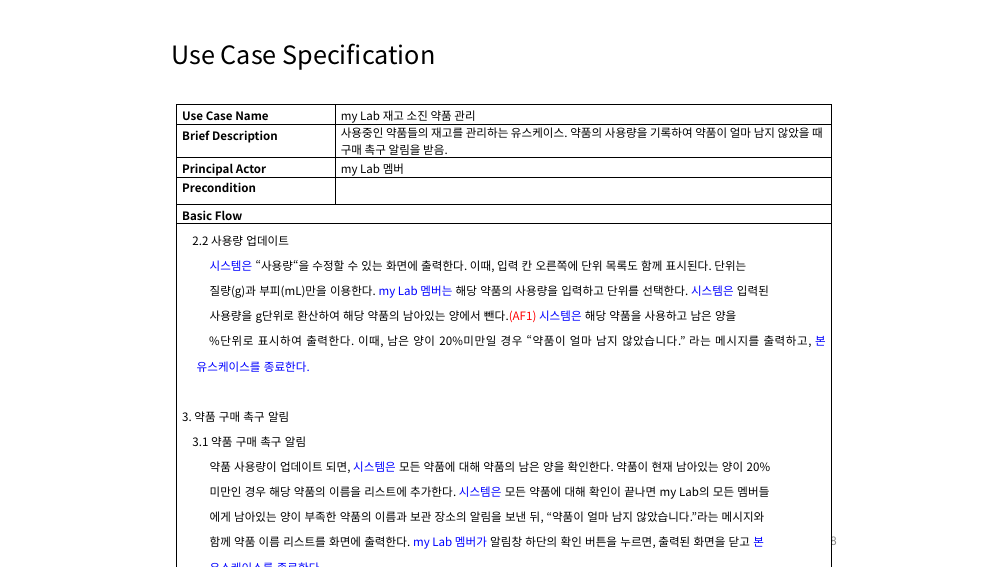
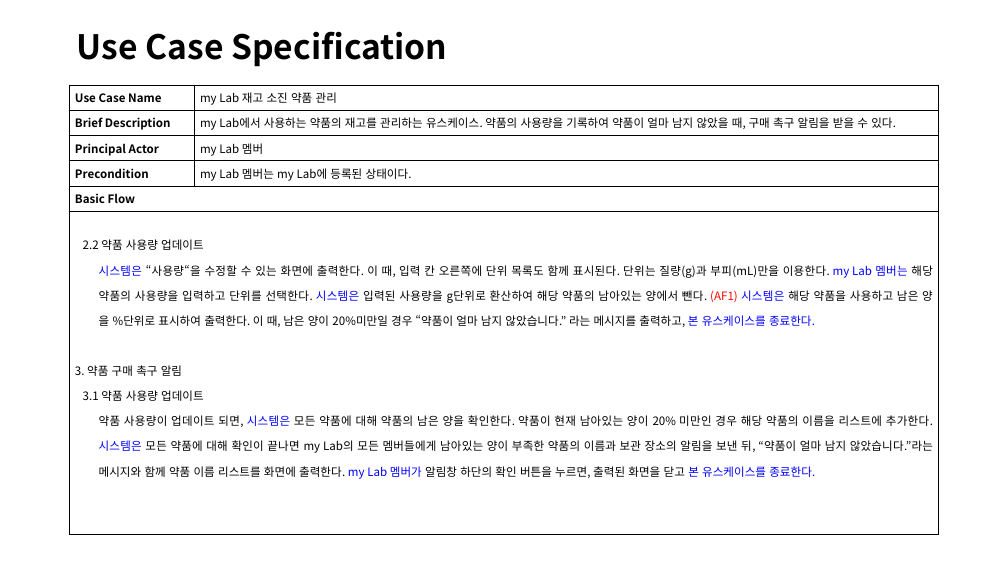
Before and after one commit to jisukim97/ChemicalManagementApplication, a slide deck: slide 8 of Document/4_수정중/합친거.pptx. Drawn at 1008x567 pixels with LibreOffice and Linux fonts; fonts in the diff are those of the drawing. Boxes give left, top, right and bottom in pixels: in the first picture for what was removed or moved away, otherwise in the second. Text is boxed around its words. In the diff, an @@ line names an element or a change of style, - is before the commit and + after.

```diff
--- a/Document/4_수정중/합친거.pptx
+++ b/Document/4_수정중/합친거.pptx
@@ title "Use Case Specification": place and size @@
-title "Use Case Specification" at [171,43,435,70]
+title "Use Case Specification" at [77,31,447,67]
@@ title "Use Case Specification" at [77,31,447,67]: size 24 to 32 pt, bold on; line spacing 1 to 0.9 @@
@@ table at [70,85,939,535] @@
-row 2, column 2: 사용중인 약품들의 재고를 관리하는 유스케이스. 약품의 사용량을 기록하여 약품이 얼마 남지 않았을 때 구매 촉구 알림을 받음.
+row 2, column 2: my Lab에서 사용하는 약품의 재고를 관리하는 유스케이스. 약품의 사용량을 기록하여 약품이 얼마 남지 않았을 때, 구매 촉구 알림을 받을 수 있다.
-row 4, column 2: 
+row 4, column 2: my Lab 멤버는 my Lab에 등록된 상태이다.
-row 6, column 1: 2.2 사용량 업데이트 / 시스템은 “사용량“을 수정할 수 있는 화면에 출력한다. 이때, 입력 칸 오른쪽에 단위 목록도 함께 표시된다. 단위는 / 질량(g)과 부피(mL)만을 이용한다. my Lab 멤버는 해당 약품의 사용량을 입력하고 단위를 선택한다. 시스템은 입력된 / 사용량을 g단위로 환산하여 해당 약품의 남아있는 양에서 뺀다.(AF1) 시스템은 해당 약품을 사용하고 남은 양을 / %단위로 표시하여 출력한다. 이때, 남은 양이 20%미만일 경우 “약품이 얼마 남지 않았습니다.” 라는 메시지를 출력하고, 본 유스케이스를 종료한다. / 3. 약품 구매 촉구 알림 / 3.1 약품 구매 촉구 알림 / 약품 사용량이 업데이트 되면, 시스템은 모든 약품에 대해 약품의 남은 양을 확인한다. 약품이 현재 남아있는 양이 20% / 미만인 경우 해당 약품의 이름을 리스트에 추가한다. 시스템은 모든 약품에 대해 확인이 끝나면 my Lab의 모든 멤버들 / 에게 남아있는 양이 부족한 약품의 이름과 보관 장소의 알림을 보낸 뒤, “약품이 얼마 남지 않았습니다.”라는 메시지와 / 함께 약품 이름 리스트를 화면에 출력한다. my Lab 멤버가 알림창 하단의 확인 버튼을 누르면, 출력된 화면을 닫고 본 / 유스케이스를 종료한다.
+row 6, column 1: 2.2 약품 사용량 업데이트 / 시스템은 “사용량“을 수정할 수 있는 화면에 출력한다. 이 때, 입력 칸 오른쪽에 단위 목록도 함께 표시된다. 단위는 질량(g)과 부피(mL)만을 이용한다. my Lab 멤버는 해당 약품의 사용량을 입력하고 단위를 선택한다. 시스템은 입력된 사용량을 g단위로 환산하여 해당 약품의 남아있는 양에서 뺀다. (AF1) 시스템은 해당 약품을 사용하고 남은 양을 %단위로 표시하여 출력한다. 이 때, 남은 양이 20%미만일 경우 “약품이 얼마 남지 않았습니다.” 라는 메시지를 출력하고, 본 유스케이스를 종료한다. / 3. 약품 구매 촉구 알림 / 3.1 약품 사용량 업데이트 / 약품 사용량이 업데이트 되면, 시스템은 모든 약품에 대해 약품의 남은 양을 확인한다. 약품이 현재 남아있는 양이 20% 미만인 경우 해당 약품의 이름을 리스트에 추가한다. 시스템은 모든 약품에 대해 확인이 끝나면 my Lab의 모든 멤버들에게 남아있는 양이 부족한 약품의 이름과 보관 장소의 알림을 보낸 뒤, “약품이 얼마 남지 않았습니다.”라는 메시지와 함께 약품 이름 리스트를 화면에 출력한다. my Lab 멤버가 알림창 하단의 확인 버튼을 누르면, 출력된 화면을 닫고 본 유스케이스를 종료한다.
@@ fill #FFFFFF to none in 10 cells @@
@@ line spacing 1.15 to 1 @@
@@ table: place and size @@
-table at [177,105,832,553]
+table at [70,85,939,535]
@@ page number removed at [830,535,836,549] @@
-8
```
Also in this commit, not shown: 22 other slides changed, 2 slides added.
